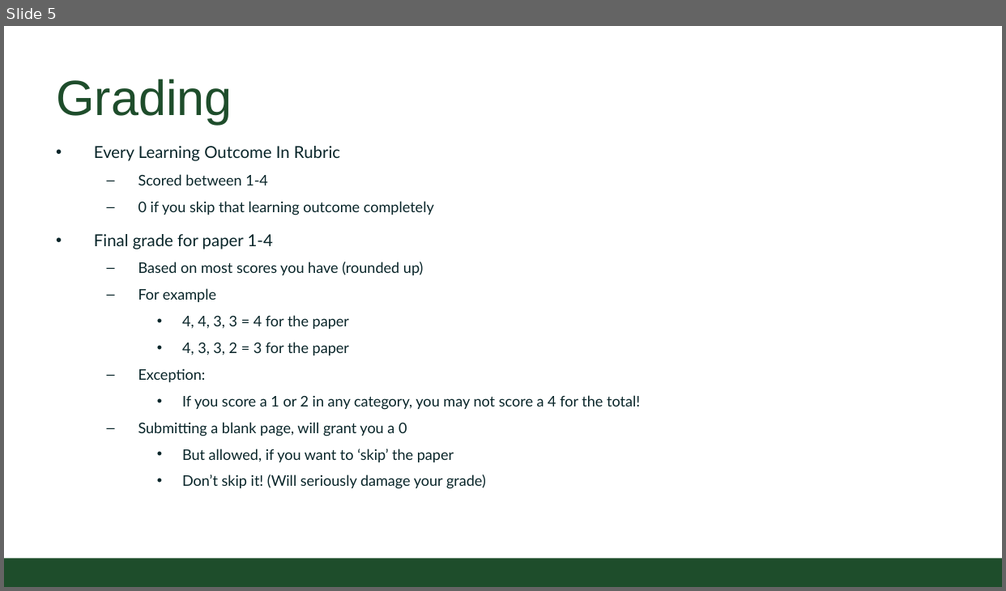
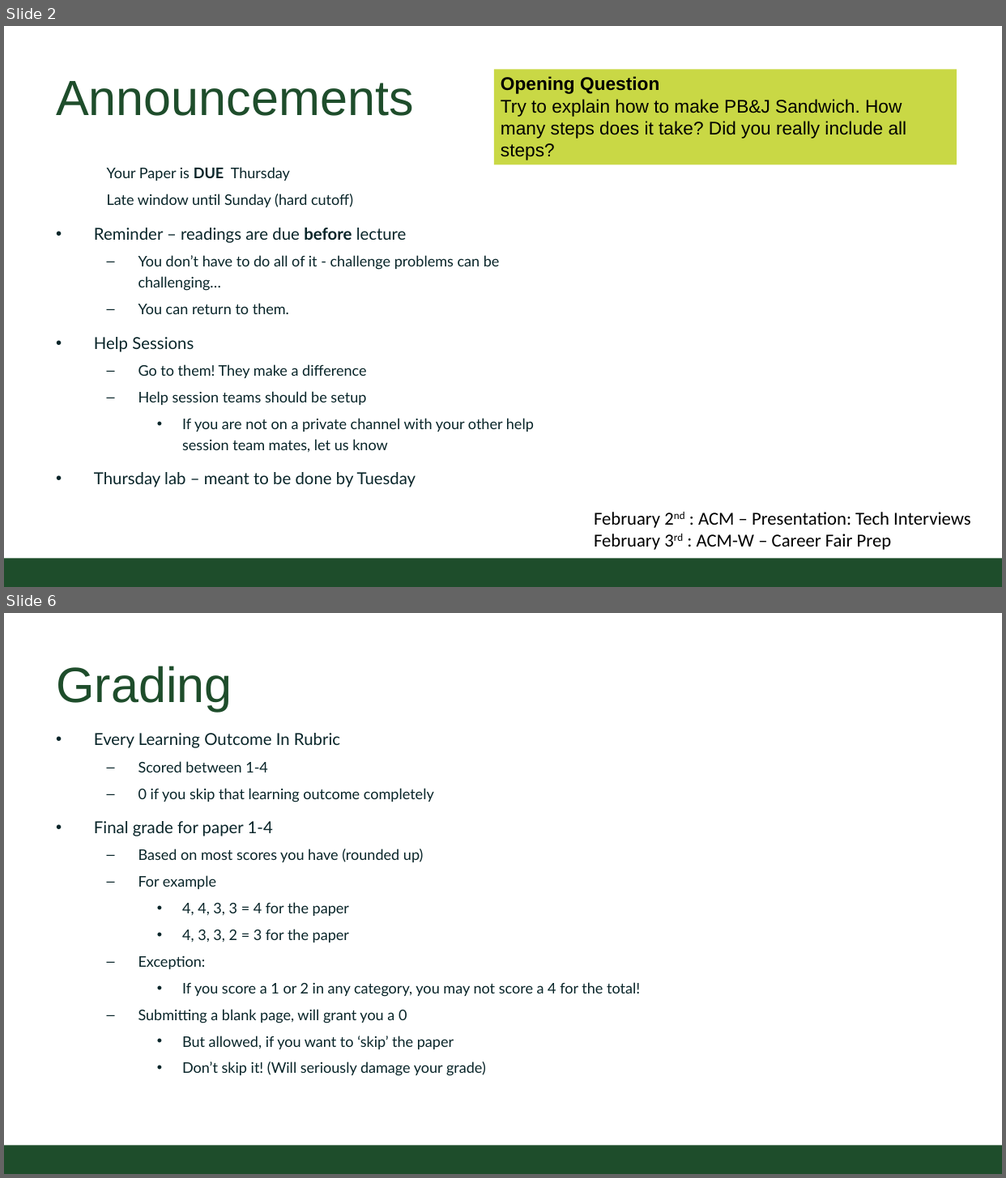
Before and after one commit to CSU-CS150B/handouts, a slide deck: Slides/On-Campus/03_Paper_Review.pptx. Shown one above the other, each under a label of ours: slide 5 before the commit, slides 2 and 6 after it; the slides between them are not shown. The pictures are 1006x591 and 1006x1178 pixels, drawn with LibreOffice and Linux fonts; fonts in the diff are those of the drawing; background and template pictures are left out. Boxes give left, top, right and bottom in pixels: in the first picture for what was removed or moved away, otherwise in the second. Text is boxed around its words. In the diff, an @@ line names an element or a change of style, - is before the commit and + after.

Commit message:
update to paper slides

```diff
--- a/Slides/On-Campus/03_Paper_Review.pptx
+++ b/Slides/On-Campus/03_Paper_Review.pptx
@@ slide 2 added at <box>4,26,1002,587</box>, background #FFFFFF; not listed: 1 template element that a slide beside it also shows @@
@@ rectangle added at <box>494,69,957,165</box>, fill #C9D845, 20 pt, text #000000 @@
+Opening Question
+Try to explain how to make PB&J Sandwich. How many steps does it take? Did you really include all steps?
@@ title added at <box>56,81,414,116</box>, 54 pt, text #1E4D2B @@
+Announcements
@@ text added at <box>94,167,534,488</box>, 16 pt, text #092529 @@
+  Your Paper is DUE Thursday
+  Late window until Sunday (hard cutoff)
+• Reminder – readings are due before lecture
+  – You don’t have to do all of it - challenge problems can be challenging…
+  – You can return to them.
+• Help Sessions
+  – Go to them! They make a difference
+  – Help session teams should be setup
+    • If you are not on a private channel with your other help session team mates, let us know
+• Thursday lab – meant to be done by Tuesday
@@ text added at <box>594,512,971,550</box>, 20 pt, text #000000 @@
+February 2nd : ACM – Presentation: Tech Interviews
+February 3rd : ACM-W – Career Fair Prep
@@ what was slide 5 is now slide 6 @@
```
Also in this commit, not shown: 7 slides changed, 1 other slide added, 1 slide removed.
